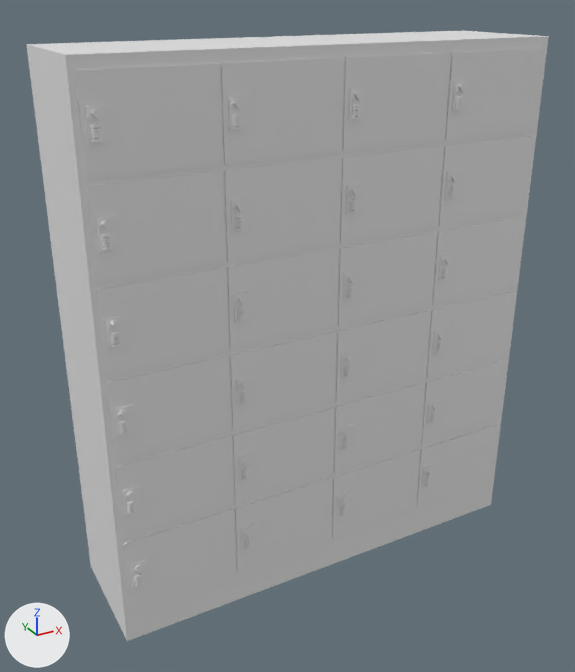
The FBX model GraphicWorks/MapAssets/Locker.fbx as it was, and as the next commit left it.
The view is the same before and after, from a 50 mm camera at (-1.41, -2.55, 2.16) aimed at (-0.07, -0.12, 0.95). Arrows for +X, +Y and +Z are at lower left; the lights stay in place. Where no turn or scale is listed for an object, it has been applied to the vertices.

The scene before the commit, as lines of its bpy script (objects in view):
```python
me_mesh_001 = bpy.data.meshes.new('Mesh.001')
me_mesh_001.from_pydata(...)  # 6527 vertices, 7909 faces; spans x -0.86..0.86, y -0.37..0.11, z 0.0..2.0
ob_box004 = bpy.data.objects.new('Box004', me_mesh_001)
ob_box004.location = (0.0, 0.0, 0.0)
```
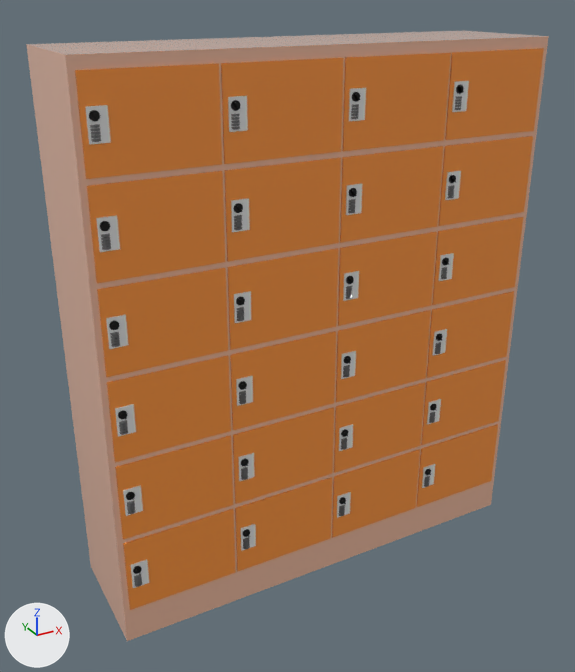
Changed parts and their boxes [x1, y1, x2, y2] in the pictures (575 x 672 px):
part 1 of me_mesh_001, recoloured (grey to beige): [26, 31, 549, 641] in both
part 2 of me_mesh_001, recoloured: [75, 48, 544, 610] in both
part 3 of me_mesh_001, recoloured: [337, 81, 469, 518] in both
part 4 of me_mesh_001, recoloured: [85, 105, 149, 588] in both
part 5 of me_mesh_001, recoloured: [228, 96, 256, 551] in both
part 6 of me_mesh_001, recoloured (grey to black): [89, 85, 464, 574] in both
part 7 of me_mesh_001, recoloured: [339, 96, 462, 516] in both
part 8 of me_mesh_001, recoloured: [90, 124, 142, 587] in both
part 9 of me_mesh_001, recoloured: [231, 113, 250, 549] in both

The change in detail:
Material 'Material #2' (mat_material__2) is new.
Its base color is (0.863, 0.502, 0.361) (beige #efbca2).
Its roughness is 0.0.
Material 'Material #17' (mat_material__17) is new.
Its base color is (0.145, 0.145, 0.145) (dark grey #6a6a6a).
Its roughness is 0.0.
Material 'Material #4' (mat_material__4) is new.
Its base color is (0.804, 0.804, 0.804) (white #e8e8e8).
Its roughness is 0.0.
Material 'Material #3' (mat_material__3) is new.
Its base color is (0.988, 0.314, 0.051) (orange #fe9840).
Its roughness is 0.0.
Material 'Material #5' (mat_material__5) is new.
Its base color is (0.0, 0.0, 0.0) (black #000000).
Its roughness is 0.0.
me_mesh_001 has 6527 vertices, 7909 faces and spans x -0.86..0.86, y -0.37..0.11, z 0.0..2.0.
me_mesh_001 is used by ob_box004; location (0.0, 0.0, 0.0).
me_mesh_001 part 1: 229 of the faces centred in x -0.86..0.86, y -0.35..0.11, z 0.0..2.0 switch from no material to mat_material__2 (beige #efbca2).
me_mesh_001 part 2: 144 of the faces centred in x -0.84..0.84, y -0.35..-0.34, z 0.14..1.96 switch from no material to mat_material__3 (orange #fe9840).
me_mesh_001 part 3: 60 of the faces centred in x 0.02..0.5, y -0.36..-0.35, z 0.23..1.87 switch from no material to mat_material__4 (white #e8e8e8).
me_mesh_001 part 4: 30 of the faces centred in x -0.82..-0.76, y -0.36..-0.35, z 0.23..1.87 switch from no material to mat_material__4 (white #e8e8e8).
me_mesh_001 part 5: 30 of the faces centred in x -0.4..-0.34, y -0.36..-0.35, z 0.23..1.87 switch from no material to mat_material__4 (white #e8e8e8).
me_mesh_001 part 6: 1656 of the faces centred in x -0.81..0.48, y -0.37..-0.36, z 0.29..1.86 switch from no material to mat_material__5 (black #000000).
me_mesh_001 part 7: 2880 of the faces centred in x 0.03..0.48, y -0.37..-0.34, z 0.24..1.82 switch from no material to mat_material__17 (dark grey #6a6a6a).
me_mesh_001 part 8: 1440 of the faces centred in x -0.81..-0.79, y -0.37..-0.34, z 0.24..1.82 switch from no material to mat_material__17 (dark grey #6a6a6a).
me_mesh_001 part 9: 1440 of the faces centred in x -0.39..-0.37, y -0.37..-0.34, z 0.24..1.82 switch from no material to mat_material__17 (dark grey #6a6a6a).
